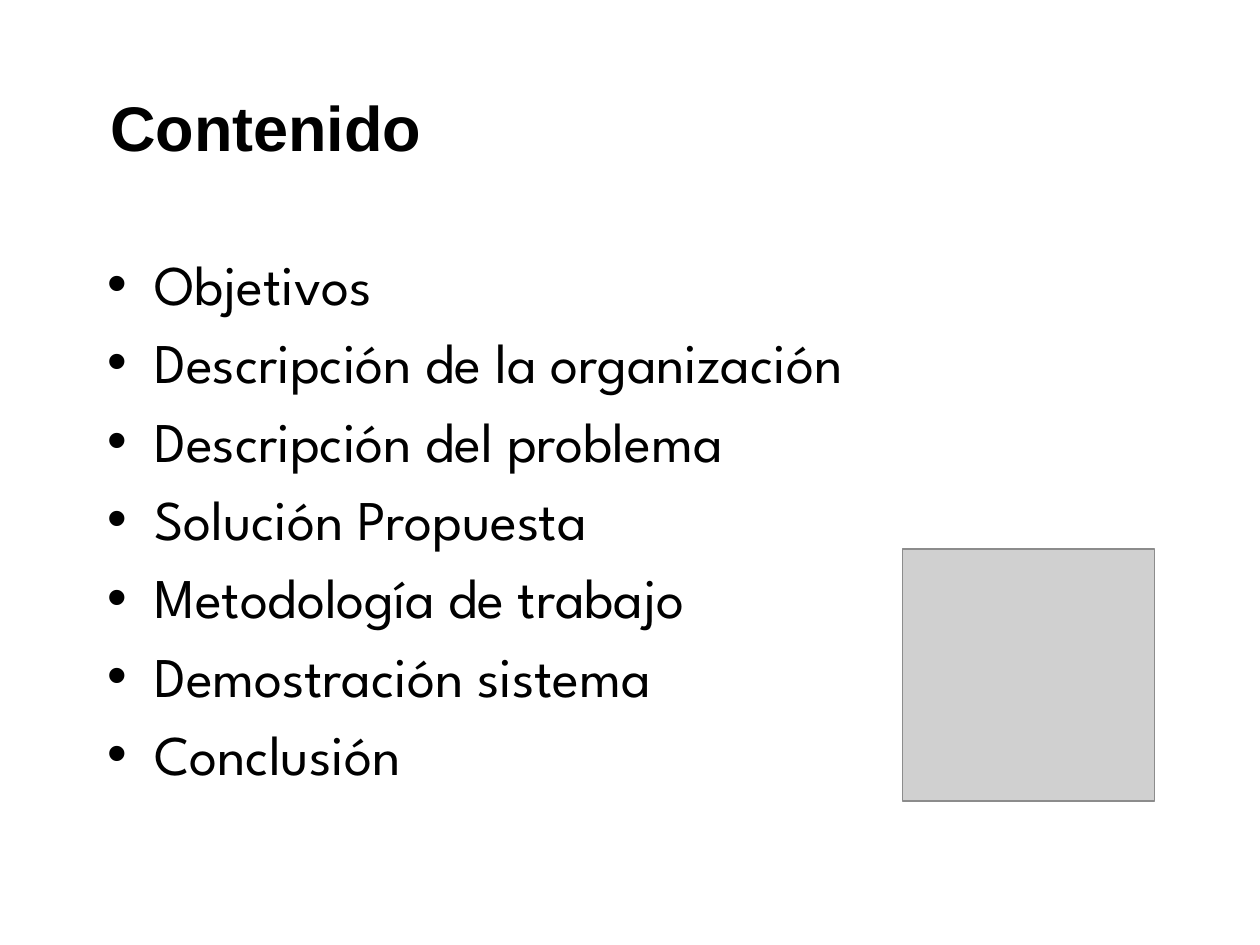
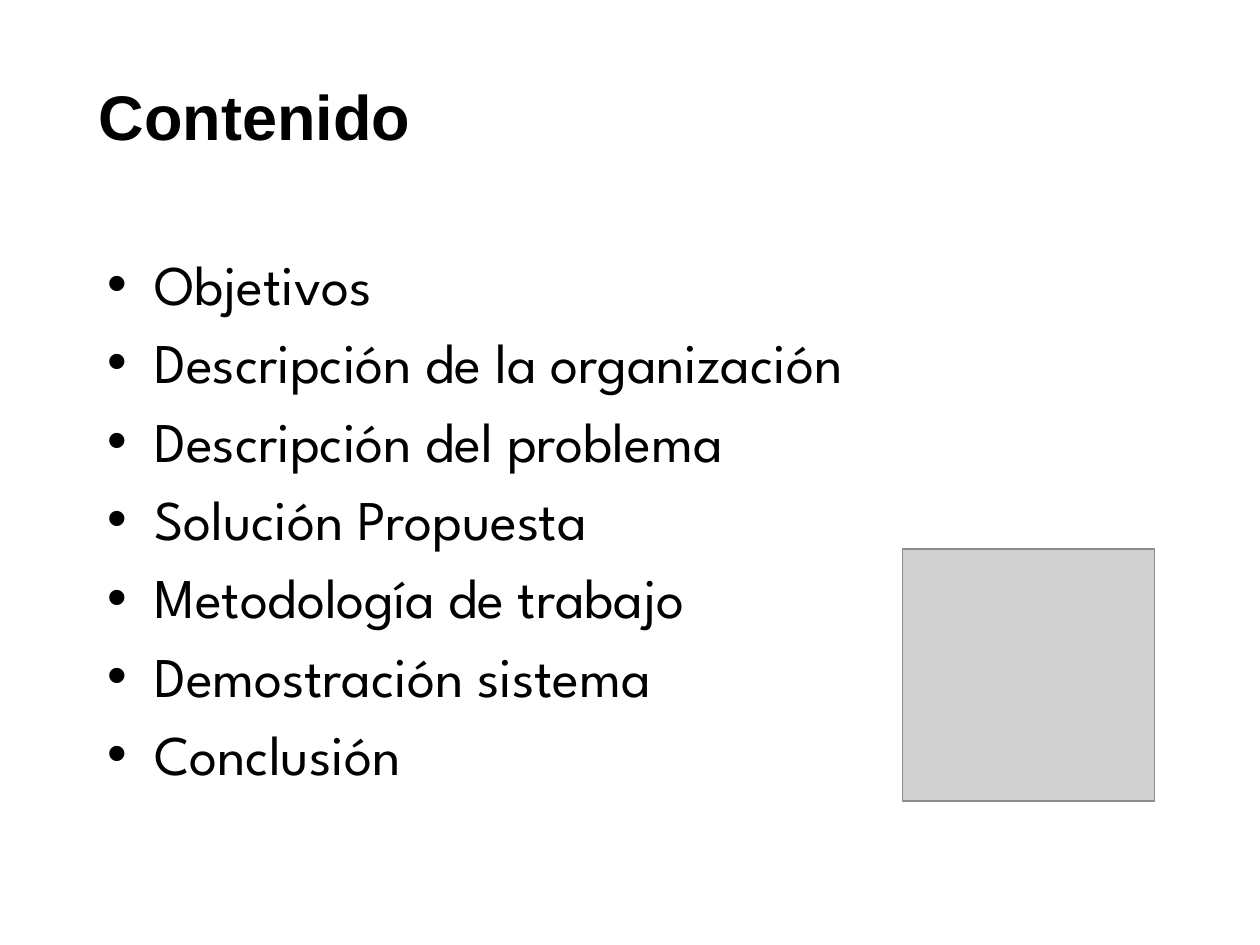
Before and after one commit to saburto/sigset, a slide deck: slide 2 of sigset/documentos/Documentos finales/Presentacion.pptx. Drawn at 1260x945 pixels with LibreOffice and Linux fonts; fonts in the diff are those of the drawing; grey boxes stand for pictures; background and template pictures are left out. Boxes give left, top, right and bottom in pixels: in the first picture for what was removed or moved away, otherwise in the second. Text is boxed around its words. In the diff, an @@ line names an element or a change of style, - is before the commit and + after.

```diff
--- a/sigset/documentos/Documentos finales/Presentacion.pptx
+++ b/sigset/documentos/Documentos finales/Presentacion.pptx
@@ text "Contenido": place and size @@
-text "Contenido" at <box>110,105,421,152</box>
+text "Contenido" at <box>99,94,410,141</box>
```
Also in this commit, not shown: 2 other slides changed, 1 slide added.
